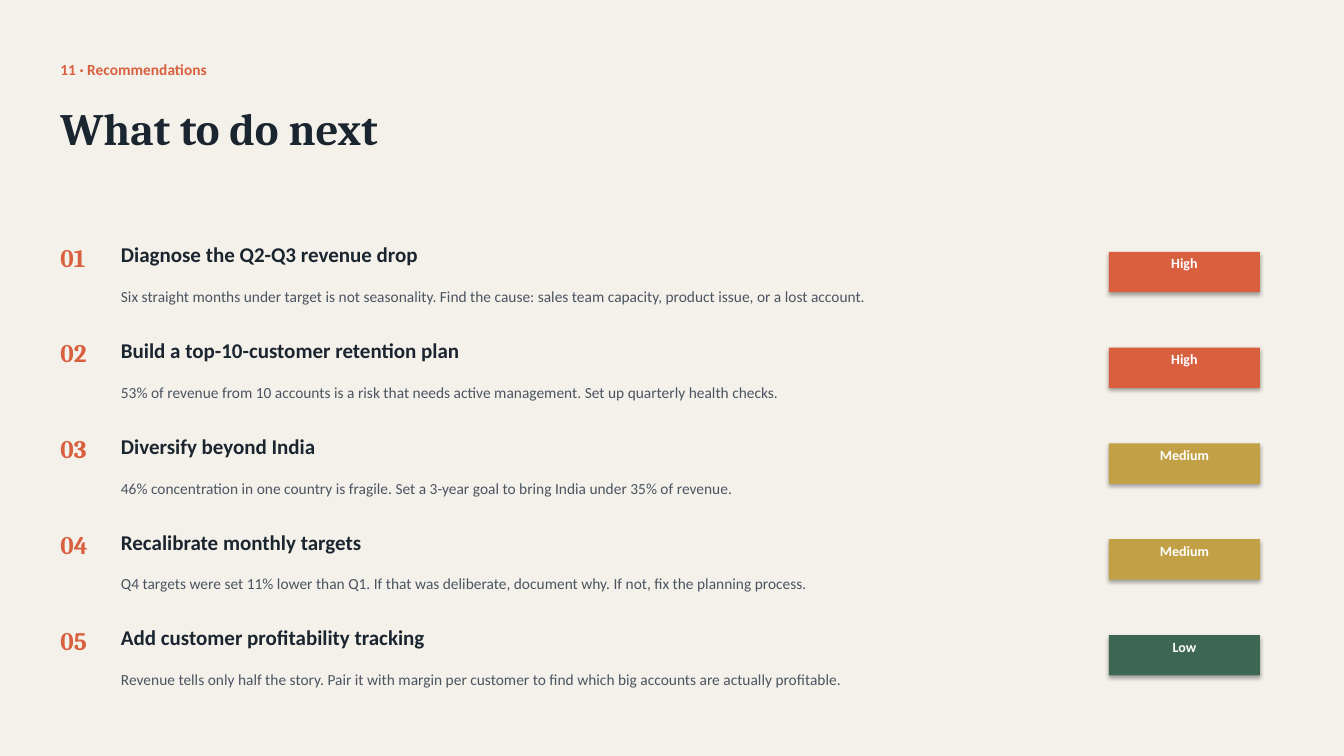
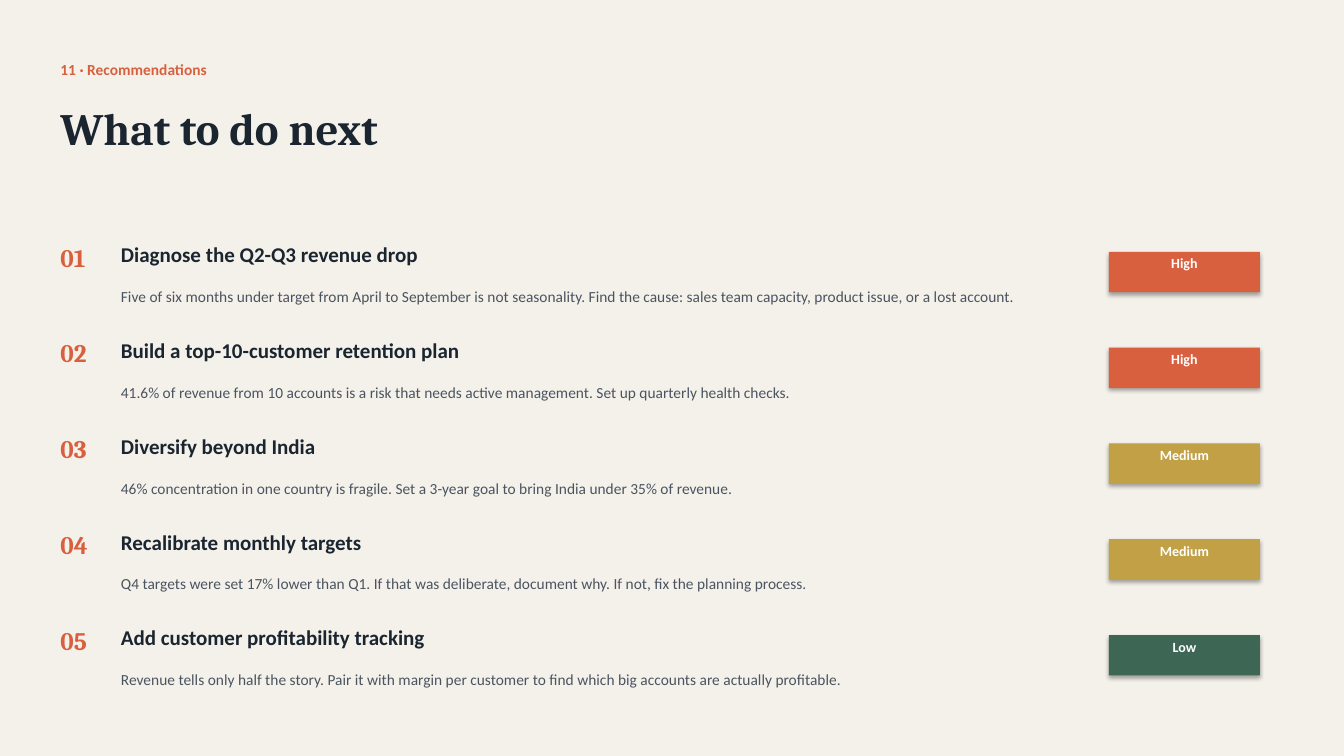
Before and after one commit to bihbrandysango-cloud/Sales-Analysis-Excel, a slide deck: slide 12 of docs/Sales-Analysis-Documentation.pptx. Drawn at 1344x756 pixels with LibreOffice and Linux fonts; fonts in the diff are those of the drawing. Boxes give left, top, right and bottom in pixels: in the first picture for what was removed or moved away, otherwise in the second. Text is boxed around its words. In the diff, an @@ line names an element or a change of style, - is before the commit and + after.

```diff
--- a/docs/Sales-Analysis-Documentation.pptx
+++ b/docs/Sales-Analysis-Documentation.pptx
@@ text at [121,291,1014,305]: text changed @@
-Six straight months under target is not seasonality. Find the cause: sales team capacity, product issue, or a lost account.
+Five of six months under target from April to September is not seasonality. Find the cause: sales team capacity, product issue, or a lost account.
@@ text at [121,387,790,401]: text changed @@
-53% of revenue from 10 accounts is a risk that needs active management. Set up quarterly health checks.
+41.6% of revenue from 10 accounts is a risk that needs active management. Set up quarterly health checks.
@@ text at [121,578,806,592]: text changed @@
-Q4 targets were set 11% lower than Q1. If that was deliberate, document why. If not, fix the planning process.
+Q4 targets were set 17% lower than Q1. If that was deliberate, document why. If not, fix the planning process.
```
Also in this commit, not shown: 2 other slides changed, 1 other file.
